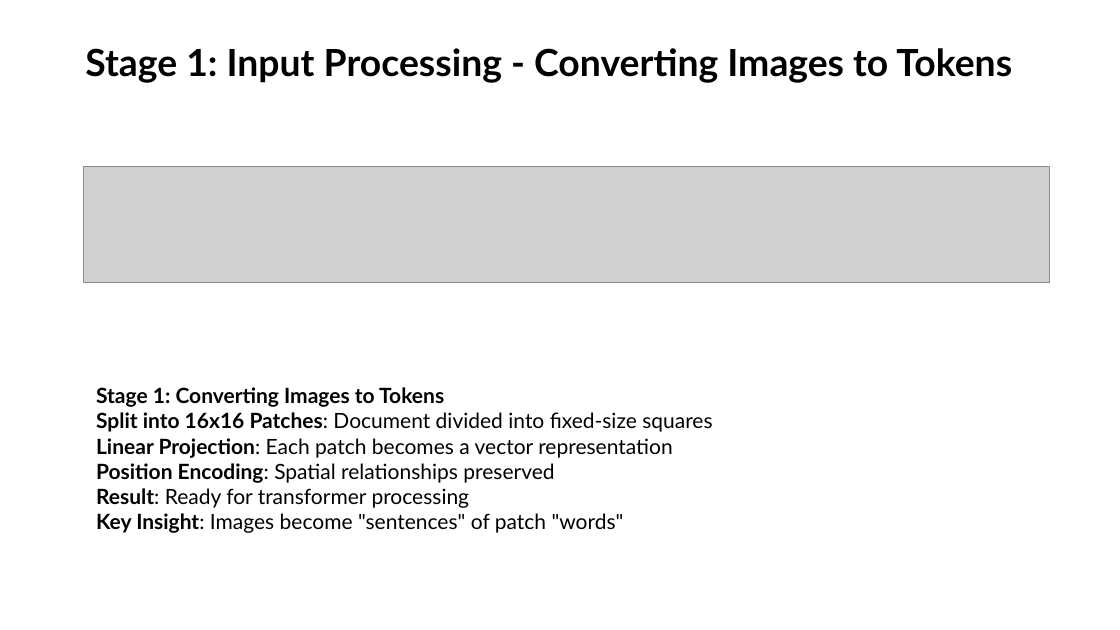
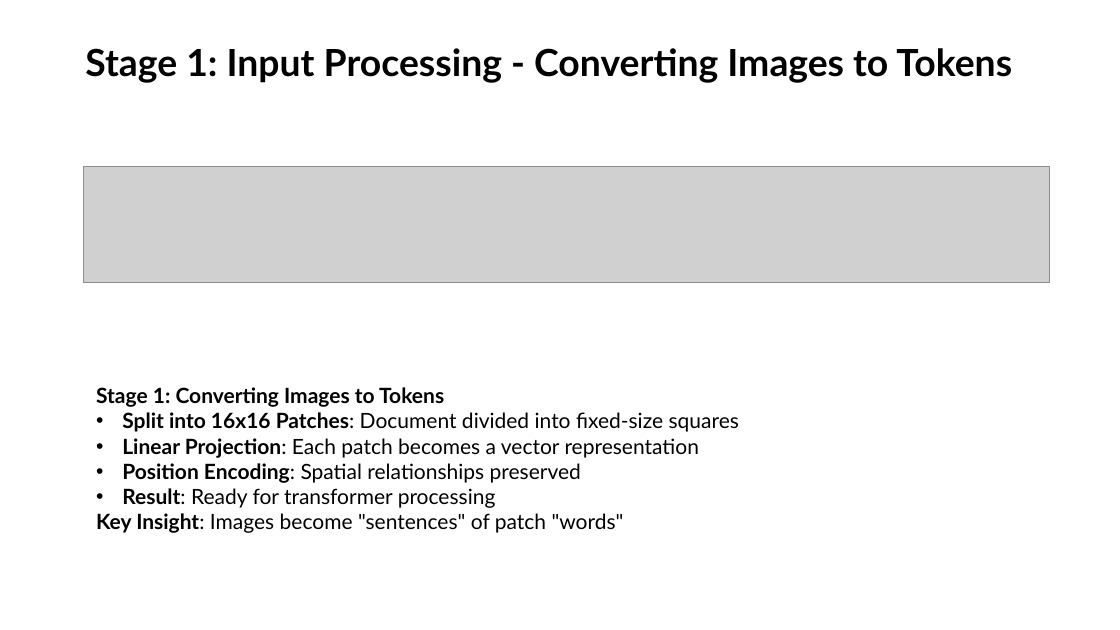
Before and after one commit to tmnestor/unified_vision_processor_minimal, a slide deck: slide 16 of presentation_materials/vision_transformers.pptx. Drawn at 1120x630 pixels with LibreOffice and Linux fonts; fonts in the diff are those of the drawing; grey boxes stand for pictures. Boxes give left, top, right and bottom in pixels: in the first picture for what was removed or moved away, otherwise in the second. Text is boxed around its words. In the diff, an @@ line names an element or a change of style, - is before the commit and + after.

Commit message:
✨ feat: update Vision Transformers presentation slides with new content

```diff
--- a/presentation_materials/vision_transformers.pptx
+++ b/presentation_materials/vision_transformers.pptx
@@ text at box(122, 412, 739, 508): bullet none to • @@
```
Also in this commit, not shown: 5 other slides changed, 2 slides added.
